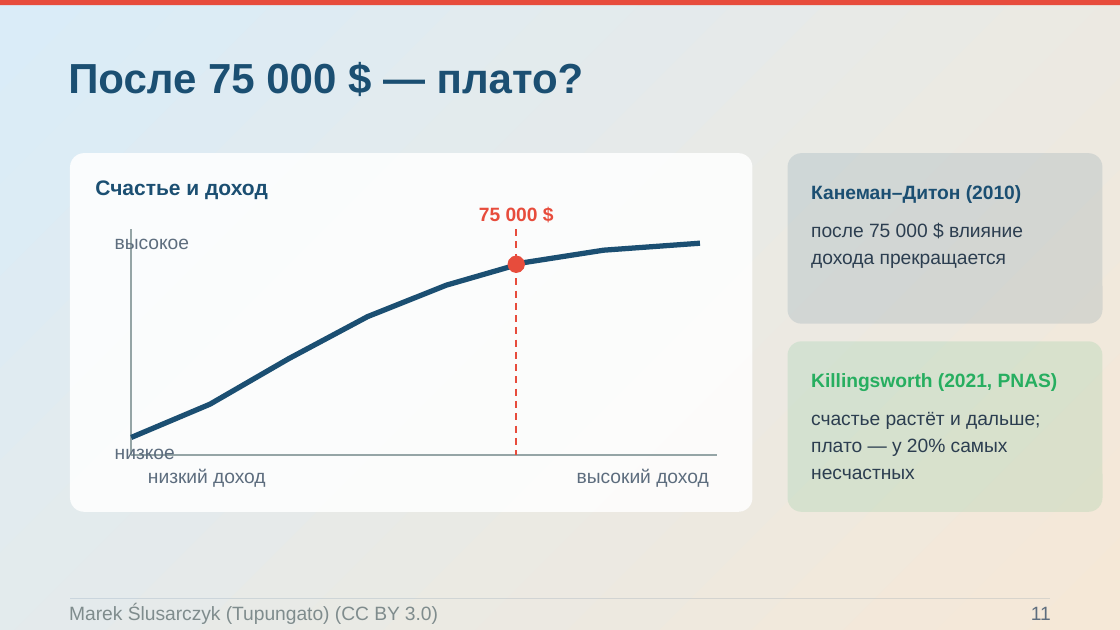
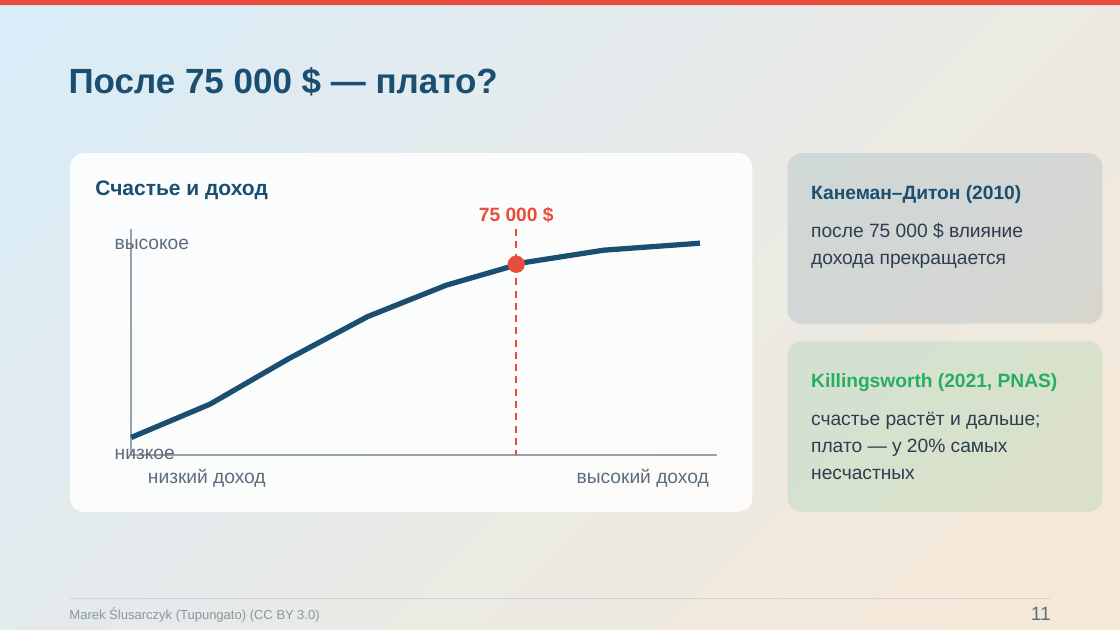
Before and after one commit to Pavel1778/Presentation-happy, a slide deck: slide 11 of Konceptsiya_schastya.pptx. Drawn at 1120x630 pixels with LibreOffice and Linux fonts; fonts in the diff are those of the drawing; background and template pictures are left out. Boxes give left, top, right and bottom in pixels: in the first picture for what was removed or moved away, otherwise in the second. Text is boxed around its words. In the diff, an @@ line names an element or a change of style, - is before the commit and + after.

```diff
--- a/Konceptsiya_schastya.pptx
+++ b/Konceptsiya_schastya.pptx
@@ text "После 75 000 $ — ..." at <box>69,68,498,94</box>: size 36 to 30 pt @@
@@ text "Marek Ślusarczyk (Tupungato) (CC BY ..." at <box>69,609,319,622</box>: size 16.5 to 11.2 pt, text colour #7F8C8D to #8A97A3 @@
```
Also in this commit, not shown: 14 other slides changed, 48 other files.
